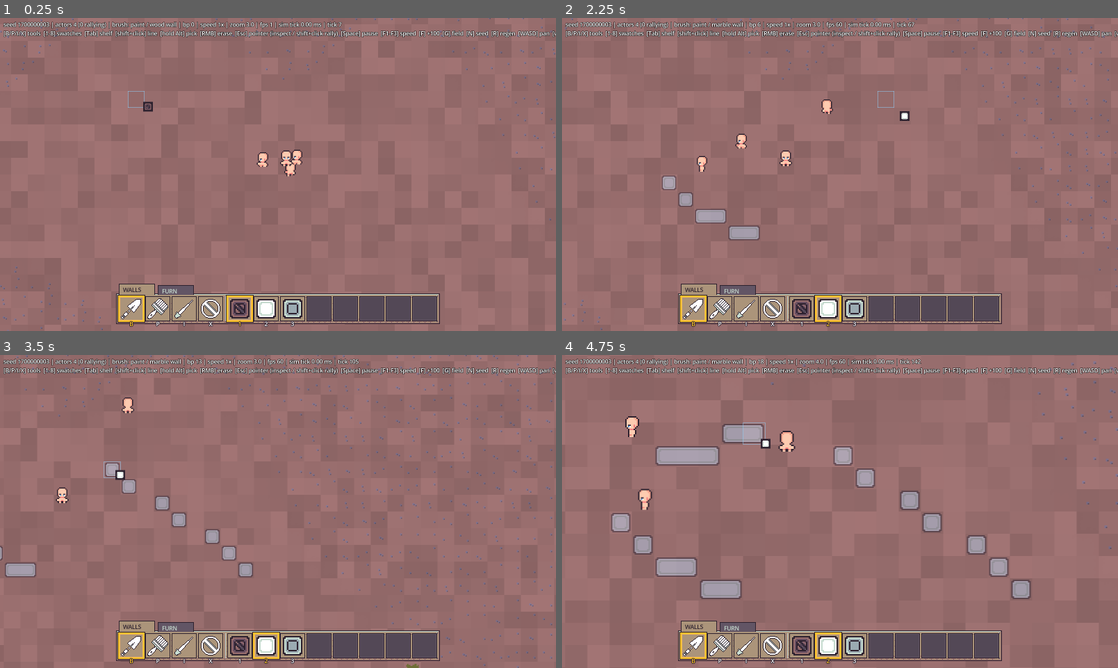
Above: before the commit, frames 1-4 (two rows, left to right).
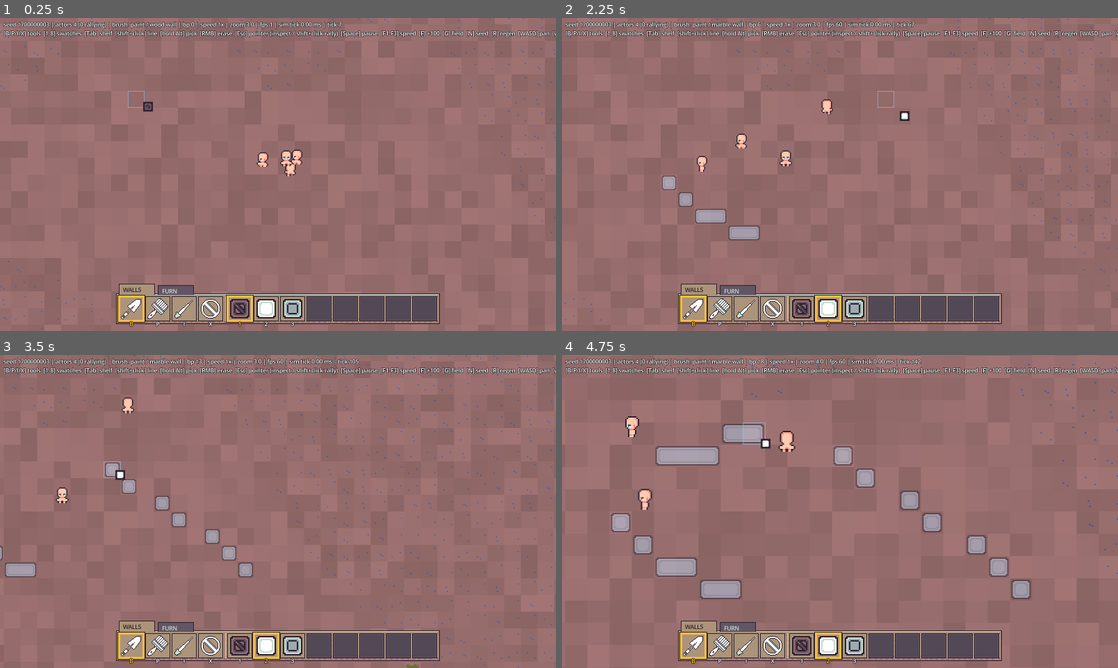
Above: after the commit, the same moments.

Repository: young-steveo/colony-sim
Game: Godot game, scene res://game/main.tscn
The game is run twice, just before and just after one commit, with the same random seed, the same clock (stepped at 60 frames per second) and the same inputs.
Inputs (mouse positions are in pixels of both pictures, inside the frame that each line leads up to):
- Up to frame 1 (0.25 s): no input
- Up to frame 2 (2.25 s): drag from (840, 302) to (895, 105) at 0.52 s; drag from (728, 190) to (812, 237) at 1.27 s; move the mouse to (895, 105) at 2.02 s; hold D (pan_right) from 2.03 s (still down); hold B (tool_paint) from 2.03 s (still down)
- Up to frame 3 (3.5 s): release D (pan_right) at 2.75 s; release B (tool_paint) at 2.75 s; drag from (250, 574) to (111, 464) at 2.77 s
- Up to frame 4 (4.75 s): tap Enter at 3.5 s; move the mouse to (1006, 558) at 3.52 s; hold A (pan_left) 3.53-4.25 s; hold Mouse wheel up (zoom_in) 3.53-4.25 s; drag from (673, 464) to (756, 433) at 4.27 s

The runs differ from the first frame. In frame 1, 0.3% of the frame differs, in the area x 0-100%, y 0-100%; in frame 2, 0.3%; in frame 3, 0.2%; in frame 4, 0.2%.

Commit message:
Blend priority: at seams only the higher material scallops
Two sheeted substrates both scalloping inward paints each one's reveal
strip on the wrong side — colors swapped across the seam (Stephen's
rocky/stone inversion catch). Now `blend` in terrain.json orders the
materials (water < stone < rocky < dirt < fertile < sand < mud); the
lower side extends flat to the boundary (higher-blend neighbors count
as connected), the higher side scallops over it, and its reveal only
ever shows lower ground. The content contract's blend-priority promise,
finally implemented.

Co-Authored-By: Claude Fable 5 <noreply@anthropic.com>

Diff:
--- a/content/terrain/terrain.json
+++ b/content/terrain/terrain.json
@@ -1,12 +1,12 @@
 {
 	"materials": [
-		{ "id": "water", "color": "#0b5e65", "walkable": false },
-		{ "id": "dirt", "color": "#966c6c", "walkable": true, "sheet": "res://content/terrain/dirt.png" },
-		{ "id": "stone", "color": "#7f708a", "walkable": true, "sheet": "res://content/terrain/stone.png" },
-		{ "id": "sand", "color": "#ab947a", "walkable": true, "sheet": "res://content/terrain/sand.png" },
-		{ "id": "mud", "color": "#4c3e24", "walkable": true, "sheet": "res://content/terrain/mud.png" },
-		{ "id": "dirt_fertile", "color": "#9e4539", "walkable": true, "sheet": "res://content/terrain/dirt_fertile.png" },
-		{ "id": "dirt_rocky", "color": "#966c6c", "walkable": true, "sheet": "res://content/terrain/dirt_rocky.png" }
+		{ "id": "water", "blend": 0, "color": "#0b5e65", "walkable": false },
+		{ "id": "dirt", "blend": 3, "color": "#966c6c", "walkable": true, "sheet": "res://content/terrain/dirt.png" },
+		{ "id": "stone", "blend": 1, "color": "#7f708a", "walkable": true, "sheet": "res://content/terrain/stone.png" },
+		{ "id": "sand", "blend": 5, "color": "#ab947a", "walkable": true, "sheet": "res://content/terrain/sand.png" },
+		{ "id": "mud", "blend": 6, "color": "#4c3e24", "walkable": true, "sheet": "res://content/terrain/mud.png" },
+		{ "id": "dirt_fertile", "blend": 4, "color": "#9e4539", "walkable": true, "sheet": "res://content/terrain/dirt_fertile.png" },
+		{ "id": "dirt_rocky", "blend": 2, "color": "#966c6c", "walkable": true, "sheet": "res://content/terrain/dirt_rocky.png" }
 	],
 	"surfaces": [
 		{ "id": "grass", "color": "#676633", "sheet": "res://content/terrain/grass.png" }
--- a/render/terrain_renderer.gd
+++ b/render/terrain_renderer.gd
@@ -38,11 +38,23 @@
 		child.queue_free()
 	_build_base(world, defs)
 	for mat: int in defs.count():
-		if defs.sheets[mat] != "":
-			_build_overlay(world, defs.sheets[mat], world.tiles, mat, defs.ids[mat])
+		if defs.sheets[mat] == "":
+			continue
+		# Blend priority (content contract): at a seam only the HIGHER
+		# blend material scallops; the lower extends flat to the edge.
+		# Connected = same material, or any higher-blend neighbor.
+		var lut := PackedByteArray()
+		var _e: int = lut.resize(defs.count())
+		for n: int in defs.count():
+			lut[n] = 1 if (n == mat or defs.blend[n] > defs.blend[mat]) else 0
+		_build_overlay(world, defs.sheets[mat], world.tiles, mat, defs.ids[mat], lut)
 	for s: int in range(1, defs.surface_ids.size()):
-		if defs.surface_sheets[s] != "":
-			_build_overlay(world, defs.surface_sheets[s], world.surfaces, s, defs.surface_ids[s])
+		if defs.surface_sheets[s] == "":
+			continue
+		var slut := PackedByteArray()
+		var _e2: int = slut.resize(defs.surface_ids.size())
+		slut[s] = 1
+		_build_overlay(world, defs.surface_sheets[s], world.surfaces, s, defs.surface_ids[s], slut)
 
 
 func _build_base(world: SimWorld, defs: TerrainDefs) -> void:
@@ -66,7 +78,7 @@
 				# anything else (Stephen's rule, July 2026).
 				c = defs.colors[mat]
 			elif defs.sheets[mat] != "":
-				c = defs.colors[_reveal_substrate(world, x, y, mat)]
+				c = defs.colors[_reveal_substrate(world, defs, x, y, mat)]
 			else:
 				c = defs.colors[mat]
 			var k := SimRng.combine(SimRng.combine(shade_key, x), y)
@@ -84,7 +96,7 @@
 ## it borders different materials on different sides: take the MAJORITY
 ## differing neighbor (sides outvote corners 2:1), so one mud corner
 ## can't speak for three dirt sides.
-func _reveal_substrate(world: SimWorld, x: int, y: int, mat: int) -> int:
+func _reveal_substrate(world: SimWorld, defs: TerrainDefs, x: int, y: int, mat: int) -> int:
 	var votes := {}
 	var best := mat
 	var best_v := 0
@@ -92,8 +104,8 @@
 		var offset := NEIGHBOR_ORDER[i]
 		var n := world.tile_at(
 			clampi(x + offset.x, 0, world.width - 1), clampi(y + offset.y, 0, world.height - 1))
-		if n == mat:
-			continue
+		if n == mat or defs.blend[n] > defs.blend[mat]:
+			continue  # we only scallop toward LOWER-blend ground
 		votes[n] = int(votes.get(n, 0)) + (2 if i < 4 else 1)  # cardinals first in order
 		if votes[n] > best_v:
 			best_v = votes[n]
@@ -102,9 +114,16 @@
 
 
 ## One blob layer: `layer` is the byte array it reads (substrates or
-## surfaces) and `value` the id it matches — same autotiler either way.
+## surfaces), `value` the id it matches, `connected` a LUT over layer
+## values — 1 means "treat as myself" (self, and higher-blend neighbors
+## for substrates) — same autotiler either way.
 func _build_overlay(
-	world: SimWorld, sheet: String, layer: PackedByteArray, value: int, id_str: String
+	world: SimWorld,
+	sheet: String,
+	layer: PackedByteArray,
+	value: int,
+	id_str: String,
+	connected: PackedByteArray,
 ) -> void:
 	var tex: Texture2D = load(sheet)
 	var variants := _interior_variants(tex)
@@ -145,10 +164,10 @@
 		@warning_ignore("integer_division")
 		var y := cell / w
 		var mask := Autotile.mask_from(
-			_same(layer, world, x, y - 1, value), _same(layer, world, x + 1, y, value),
-			_same(layer, world, x, y + 1, value), _same(layer, world, x - 1, y, value),
-			_same(layer, world, x + 1, y - 1, value), _same(layer, world, x + 1, y + 1, value),
-			_same(layer, world, x - 1, y + 1, value), _same(layer, world, x - 1, y - 1, value))
+			_same(layer, world, x, y - 1, connected), _same(layer, world, x + 1, y, connected),
+			_same(layer, world, x, y + 1, connected), _same(layer, world, x - 1, y, connected),
+			_same(layer, world, x + 1, y - 1, connected), _same(layer, world, x + 1, y + 1, connected),
+			_same(layer, world, x - 1, y + 1, connected), _same(layer, world, x - 1, y - 1, connected))
 		var sheet_cell := Autotile.cell_for(mask)
 		if sheet_cell == interior_cell and variants.size() > 1:
 			var roll := SimRng.randf(SimRng.combine(variant_key, cell))
@@ -161,13 +180,15 @@
 		mm.set_instance_color(i, Color(shade, shade, shade))
 
 
-## Same-value check on a terrain layer with clamp-to-edge semantics: the
-## map border acts as a continuation, so edge-of-map terrain never draws
-## a transition against the void.
-static func _same(layer: PackedByteArray, world: SimWorld, x: int, y: int, value: int) -> bool:
+## Connectivity check on a terrain layer with clamp-to-edge semantics:
+## the map border acts as a continuation, so edge-of-map terrain never
+## draws a transition against the void.
+static func _same(
+	layer: PackedByteArray, world: SimWorld, x: int, y: int, connected: PackedByteArray
+) -> bool:
 	var cx := clampi(x, 0, world.width - 1)
 	var cy := clampi(y, 0, world.height - 1)
-	return layer[cy * world.width + cx] == value
+	return connected[layer[cy * world.width + cx]] == 1
 
 
 ## Interior pool: the canonical fully-surrounded cell plus every non-empty
--- a/sim/core/terrain_defs.gd
+++ b/sim/core/terrain_defs.gd
@@ -15,6 +15,7 @@
 var colors := PackedColorArray()
 var walkable := PackedByteArray()
 var sheets := PackedStringArray()  # "" = no art yet
+var blend := PackedInt32Array()  # higher blend scallops OVER lower at seams
 var surface_ids := PackedStringArray()  # index 0 = SURF_NONE ("bare")
 var surface_colors := PackedColorArray()
 var surface_sheets := PackedStringArray()
@@ -32,6 +33,7 @@
 		var _e2: bool = defs.colors.push_back(Color(str(m["color"])))
 		var _e3: bool = defs.walkable.push_back(1 if bool(m.get("walkable", false)) else 0)
 		var _e4: bool = defs.sheets.push_back(str(m.get("sheet", "")))
+		var _e4b: bool = defs.blend.push_back(int(m.get("blend", defs.ids.size() - 1)))
 	assert(
 		defs.ids.size() > SimWorld.TILE_DIRT_ROCKY,
 		"terrain.json must define all engine substrates (water through dirt_rocky)"
